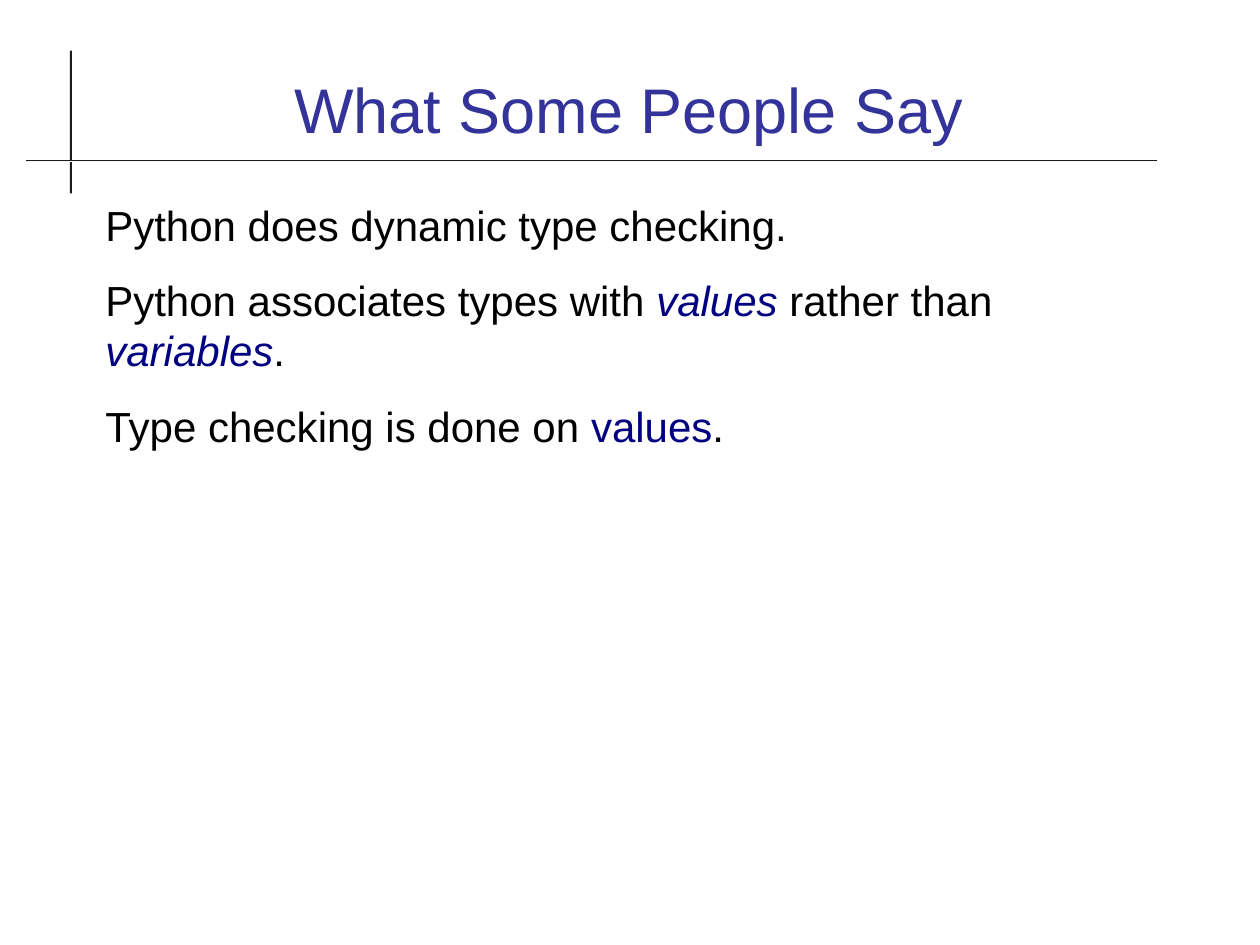
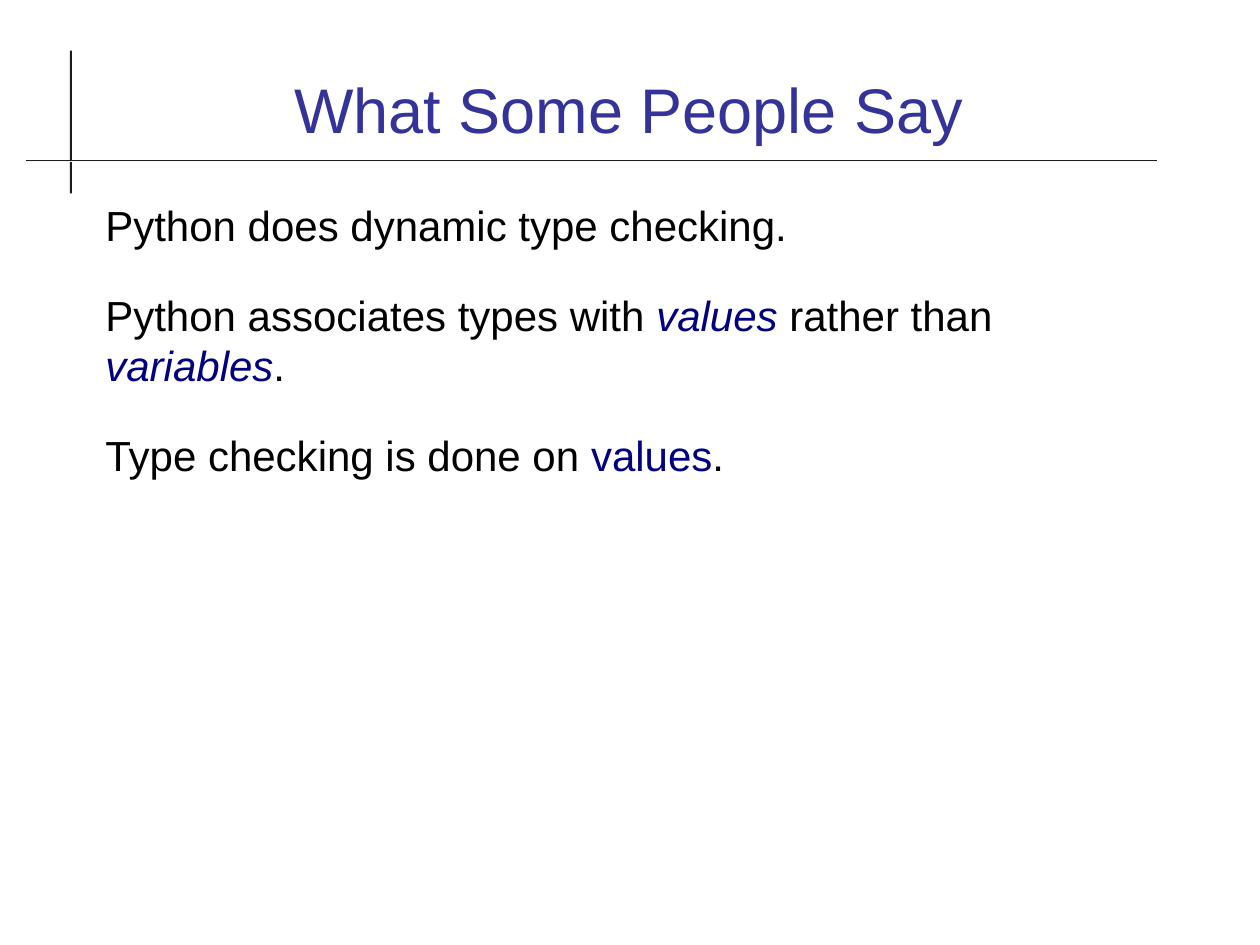
Before and after one commit to cpske/ISP, a slide deck: slide 8 of code-quality/Type-Checking.odp. Drawn at 1260x945 pixels with LibreOffice and Linux fonts; fonts in the diff are those of the drawing. Boxes give left, top, right and bottom in pixels: in the first picture for what was removed or moved away, otherwise in the second. Text is boxed around its words. In the diff, an @@ line names an element or a change of style, - is before the commit and + after.

Commit message:
update type checking slides

```diff
--- a/code-quality/Type-Checking.odp
+++ b/code-quality/Type-Checking.odp
@@ text at [105,300,993,480]: more space between paragraphs @@
```
Also in this commit, not shown: 11 other slides changed, 1 other file.
